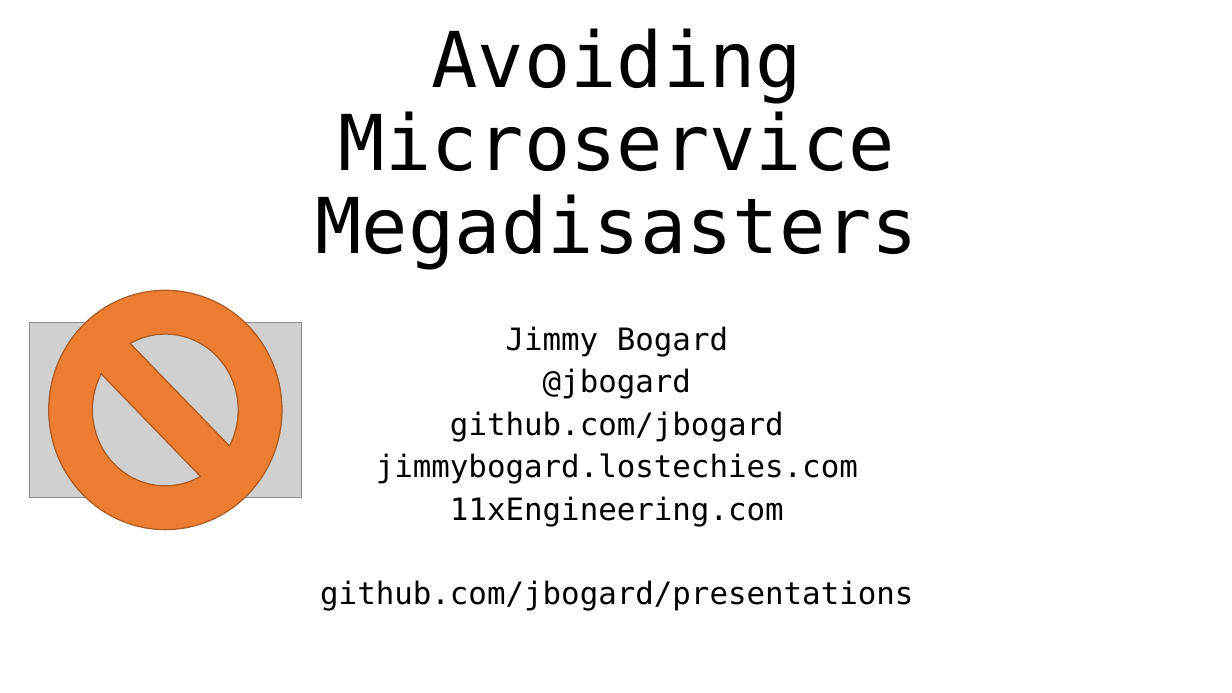
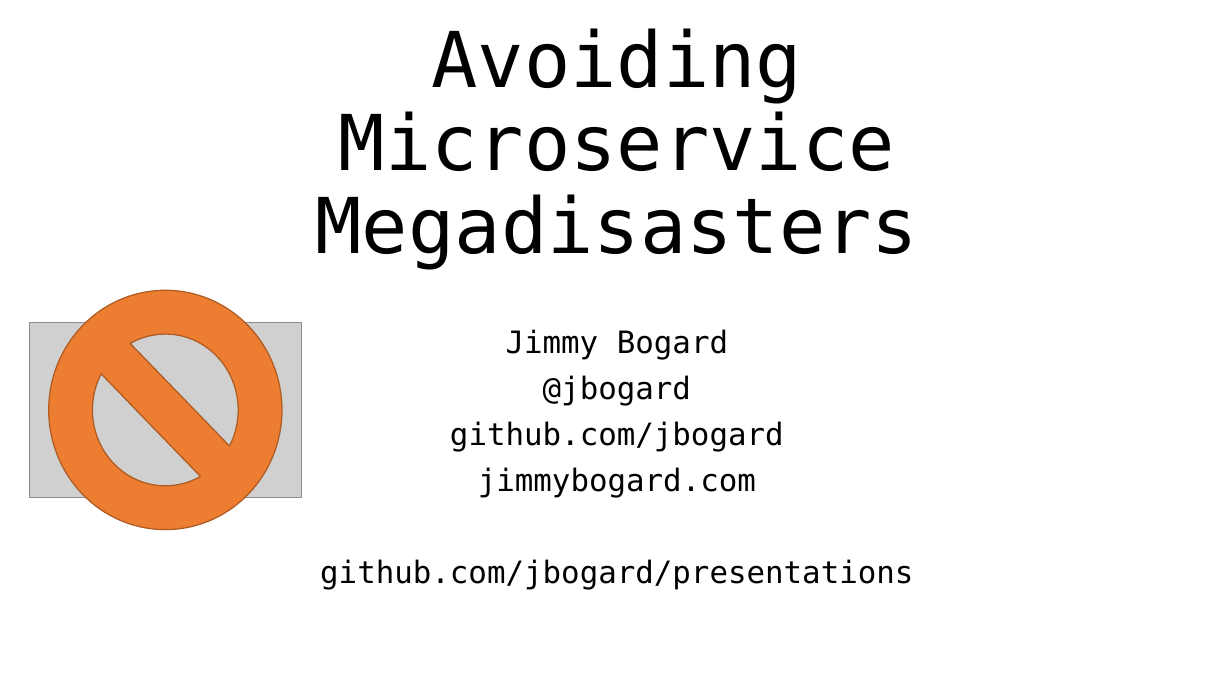
Before and after one commit to jbogard/presentations, a slide deck: slide 47 of AvoidingMicroserviceMegadisasters/AvoidingMicroserviceMegadisasters.pptx (slide 35 before the commit). Drawn at 1232x693 pixels with LibreOffice and Linux fonts; fonts in the diff are those of the drawing; grey boxes stand for pictures. Boxes give left, top, right and bottom in pixels: in the first picture for what was removed or moved away, otherwise in the second. Text is boxed around its words. In the diff, an @@ line names an element or a change of style, - is before the commit and + after.

```diff
--- a/AvoidingMicroserviceMegadisasters/AvoidingMicroserviceMegadisasters.pptx
+++ b/AvoidingMicroserviceMegadisasters/AvoidingMicroserviceMegadisasters.pptx
@@ subtitle at bbox=[320, 329, 913, 590]: line spacing 0.8 to 0.9 @@
@@ subtitle at bbox=[478, 467, 756, 498]: text changed @@
-jimmybogard.lostechies.com
-11xEngineering.com
+jimmybogard.com
```
Also in this commit, not shown: 10 other slides changed, 13 slides added, 1 slide removed, 4 other files.
